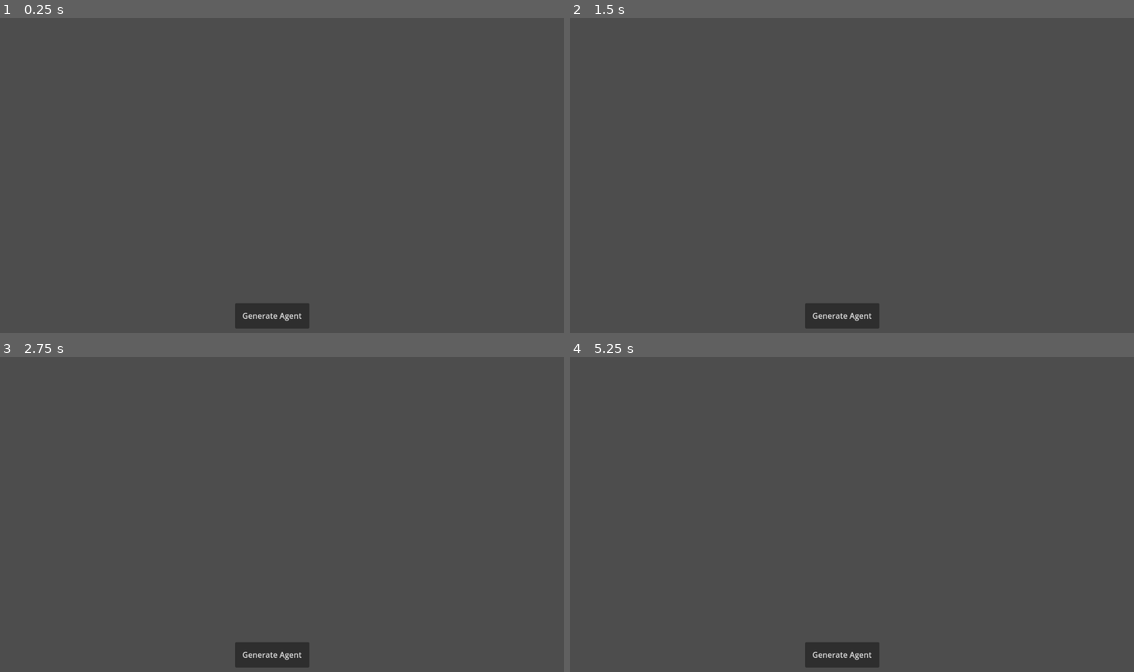
Above: before the commit, frames 1-4 (two rows, left to right).
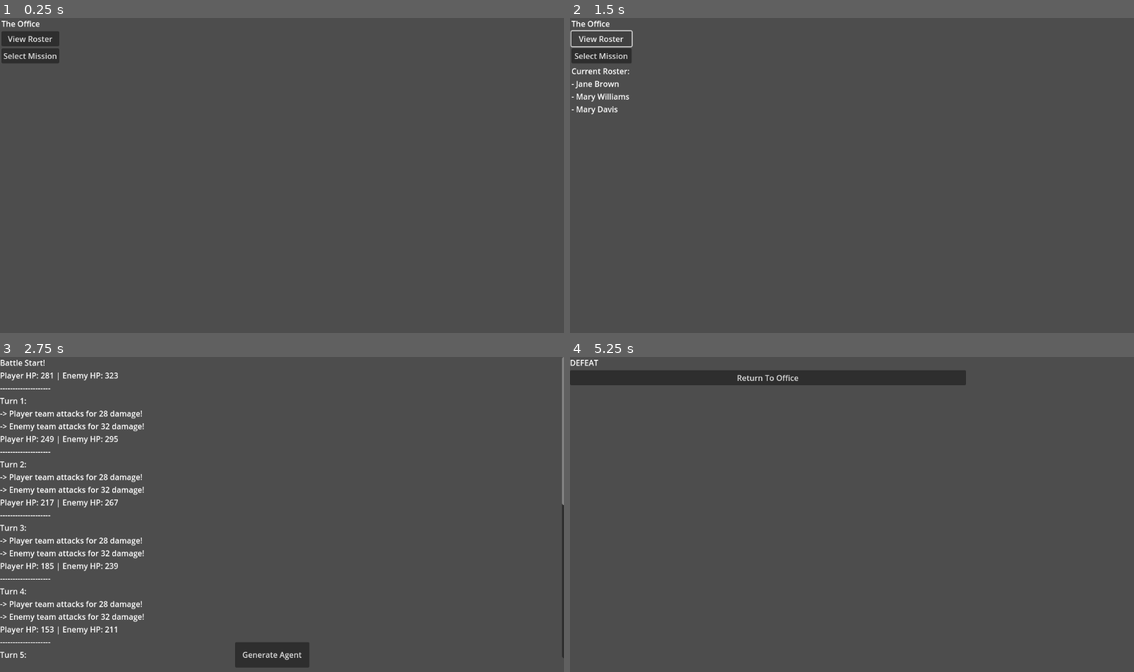
Above: after the commit, the same moments.

Repository: FanaticPurifier/ChroniCity
Game: Godot game, scene res://office_scene.tscn
The game is run twice, just before and just after one commit, with the same random seed, the same clock (stepped at 60 frames per second) and the same inputs. Before the commit the project starts from res://test_scene.tscn.
Inputs (mouse positions are in pixels of both pictures, inside the frame that each line leads up to):
- Up to frame 1 (0.25 s): no input
- Up to frame 2 (1.5 s): click (840, 317) at 0.5 s, where only the run before the commit has a clickable "Generate Agent"; click (598, 40) at 1.25 s, where only the run after the commit has a clickable "View Roster"
- Up to frame 3 (2.75 s): click (33, 394) at 2 s, where only the run after the commit has a clickable "Select Mission"
- Up to frame 4 (5.25 s): click "Generate Agent" at 2.75 s; click "Generate Agent" at 3.5 s; click "Generate Agent" at 4.25 s; tap Enter at 5 s

The runs differ from the first frame. In frame 1, 1.9% of the frame differs, in the area x 0-55%, y 0-99%; in frame 2, 2.1%; in frame 3, 3.9%; in frame 4, 4.3%, in the area x 0-71%, y 0-99%.

Commit message:
File renamings, aftermath, signal system
Renamed files to follow Godot convention.
Implemented very barebones flow from Office to Battle to Aftermath to Office.
Implemented a Signal system for GameManager to reduce coupling

Diff:
--- /dev/null
+++ b/aftermath_scene.gd
@@ -0,0 +1,9 @@
+extends Control
+
+@onready var result_label = $VBoxContainer/ResultLabel
+
+func _ready():
+	result_label.text = GameManager.last_battle_result
+
+func _on_return_to_office_btn_pressed() -> void:
+	get_tree().change_scene_to_file("res://office_scene.tscn")
--- /dev/null
+++ b/aftermath_scene.tscn
@@ -0,0 +1,27 @@
+[gd_scene load_steps=2 format=3 uid="uid://cf53w2h1u53fq"]
+
+[ext_resource type="Script" uid="uid://b4mo71x5baotj" path="res://aftermath_scene.gd" id="1_me3k6"]
+
+[node name="Control" type="Control"]
+layout_mode = 3
+anchors_preset = 0
+offset_right = 1152.0
+offset_bottom = 649.0
+script = ExtResource("1_me3k6")
+
+[node name="VBoxContainer" type="VBoxContainer" parent="."]
+layout_mode = 1
+anchors_preset = -1
+anchor_right = 0.702
+anchor_bottom = 0.45900002
+offset_right = 0.29595947
+offset_bottom = 0.10897827
+
+[node name="ResultLabel" type="Label" parent="VBoxContainer"]
+layout_mode = 2
+
+[node name="ReturnToOffice_btn" type="Button" parent="VBoxContainer"]
+layout_mode = 2
+text = "Return To Office"
+
+[connection signal="pressed" from="VBoxContainer/ReturnToOffice_btn" to="." method="_on_return_to_office_btn_pressed"]
--- a/BattleResolver.gd
+++ b/battle_resolver.gd
@@ -44,7 +44,9 @@
 	# 3. Determine the winner and add it to the log.
 	if player_current_health > 0:
 		combat_log.append("PLAYER TEAM WINS!")
+		GameManager.battle_completed.emit("VICTORY")
 	else:
 		combat_log.append("ENEMY TEAM WINS!")
+		GameManager.battle_completed.emit("DEFEAT")
 
 	return combat_log
--- a/test_scene.gd
+++ b/battle_scene.gd
@@ -2,12 +2,13 @@
 
 @onready var scroll_container = $ScrollContainer
 @onready var label = $ScrollContainer/Label
+@onready var timer = $Timer
 
 func _ready():
-	label.resized.connect(_scroll_to_bottom)
+	run_battle()
 
-func _on_button_pressed():
-	# 1. Create the teams using our factory.
+func run_battle():
+	# 1. Create the teams using RosterManager
 	var player_team: Array[Agent] = []
 	for i in 3:
 		player_team.append(RosterManager.generate_agent())
@@ -16,12 +17,12 @@
 	for i in 3:
 		enemy_team.append(RosterManager.generate_agent())
 
-	# 2. Pass the teams to our new resolver.
+	# 2. Pass the teams to BattleResolver
 	var combat_log_array = BattleResolver.resolve_battle(player_team, enemy_team)
 
 	# 3. Display the result.
 	label.text = "\n".join(combat_log_array)
+	timer.start()
 
-func _scroll_to_bottom():
-	await get_tree().process_frame
-	scroll_container.scroll_vertical = scroll_container.get_v_scroll_bar().max_value
+func _on_timer_timeout():
+	get_tree().change_scene_to_file("res://aftermath_scene.tscn")
--- a/test_scene.tscn
+++ b/battle_scene.tscn
@@ -1,9 +1,9 @@
 [gd_scene load_steps=2 format=3 uid="uid://n50rr62ydlno"]
 
-[ext_resource type="Script" uid="uid://od5ly3sfkwd5" path="res://test_scene.gd" id="1_uhqqe"]
+[ext_resource type="Script" uid="uid://od5ly3sfkwd5" path="res://battle_scene.gd" id="1_fw8re"]
 
 [node name="Node" type="Node"]
-script = ExtResource("1_uhqqe")
+script = ExtResource("1_fw8re")
 
 [node name="Button" type="Button" parent="."]
 anchors_preset = -1
@@ -31,4 +31,9 @@
 size_flags_vertical = 6
 autowrap_mode = 2
 
+[node name="Timer" type="Timer" parent="."]
+wait_time = 3.0
+one_shot = true
+
 [connection signal="pressed" from="Button" to="." method="_on_button_pressed"]
+[connection signal="timeout" from="Timer" to="." method="_on_timer_timeout"]
--- /dev/null
+++ b/game_manager.gd
@@ -0,0 +1,16 @@
+extends Node
+
+# This is the "announcement"
+signal battle_completed(result: String)
+var last_battle_result: String = "NO RESULT"
+
+func _ready():
+	# We connect our own signal to our own function.
+	# When "battle_completed" is emitted from ANYWHERE, this manager
+	# will call its own "_on_battle_completed" function.
+	battle_completed.connect(_on_battle_completed)
+
+# This function is now the ONLY place where last_battle_result is written to.
+func _on_battle_completed(result: String):
+	last_battle_result = result
+	print("GameManager received battle_completed signal with result: ", result)
--- /dev/null
+++ b/office_scene.gd
@@ -0,0 +1,12 @@
+extends Control
+
+@onready var roster_label = $VBoxContainer/RosterLabel
+
+func _on_view_roster_btn_pressed() -> void:
+	var roster_text = "Current Roster: \n"
+	for agent in RosterManager.roster:
+		roster_text += "- %s\n" % agent.agent_name
+	roster_label.text = roster_text
+
+func _on_select_mission_btn_pressed() -> void:
+	get_tree().change_scene_to_file("res://battle_scene.tscn")
--- /dev/null
+++ b/office_scene.tscn
@@ -0,0 +1,34 @@
+[gd_scene load_steps=2 format=3 uid="uid://xafu2j0ocyyx"]
+
+[ext_resource type="Script" uid="uid://bjiore6hmn6yf" path="res://office_scene.gd" id="1_6kfy7"]
+
+[node name="Control" type="Control"]
+layout_mode = 3
+anchors_preset = 0
+offset_left = 3.0
+offset_right = 43.0
+offset_bottom = 40.0
+script = ExtResource("1_6kfy7")
+
+[node name="VBoxContainer" type="VBoxContainer" parent="."]
+layout_mode = 0
+offset_right = 40.0
+offset_bottom = 40.0
+
+[node name="TheOfficeLabel" type="Label" parent="VBoxContainer"]
+layout_mode = 2
+text = "The Office"
+
+[node name="ViewRoster_btn" type="Button" parent="VBoxContainer"]
+layout_mode = 2
+text = "View Roster"
+
+[node name="SelectMission_btn" type="Button" parent="VBoxContainer"]
+layout_mode = 2
+text = "Select Mission"
+
+[node name="RosterLabel" type="Label" parent="VBoxContainer"]
+layout_mode = 2
+
+[connection signal="pressed" from="VBoxContainer/ViewRoster_btn" to="." method="_on_view_roster_btn_pressed"]
+[connection signal="pressed" from="VBoxContainer/SelectMission_btn" to="." method="_on_select_mission_btn_pressed"]
--- a/project.godot
+++ b/project.godot
@@ -11,11 +11,12 @@
 [application]
 
 config/name="CthoniCity"
-run/main_scene="uid://n50rr62ydlno"
+run/main_scene="uid://xafu2j0ocyyx"
 config/features=PackedStringArray("4.5", "Forward Plus")
 config/icon="res://icon.svg"
 
 [autoload]
 
-RosterManager="*res://RosterManager.gd"
-BattleResolver="*res://BattleResolver.gd"
+RosterManager="*res://roster_manager.gd"
+BattleResolver="*res://battle_resolver.gd"
+GameManager="*res://game_manager.gd"
--- a/RosterManager.gd
+++ b/roster_manager.gd
@@ -6,6 +6,15 @@
 # A couple of simple lists to pull random names from
 const FIRST_NAMES = ["John", "Mary", "David", "Sarah", "Peter", "Jane"]
 const LAST_NAMES = ["Smith", "Jones", "Williams", "Brown", "Miller", "Davis"]
+
+var roster: Array[Agent] = []
+
+func _ready():
+	if roster.is_empty():
+		for i in 3:
+			roster.append(generate_agent())
+		print("Starting roster generated with %d agents." % roster.size())
+
 
 func generate_agent() -> Agent:
 	var new_agent = AgentResource.new()
Not shown, added: aftermath_scene.gd.uid
Renamed: BattleResolver.gd.uid -> battle_resolver.gd.uid
Renamed: test_scene.gd.uid -> battle_scene.gd.uid
Not shown, added: game_manager.gd.uid
Not shown, added: office_scene.gd.uid
Renamed: RosterManager.gd.uid -> roster_manager.gd.uid
